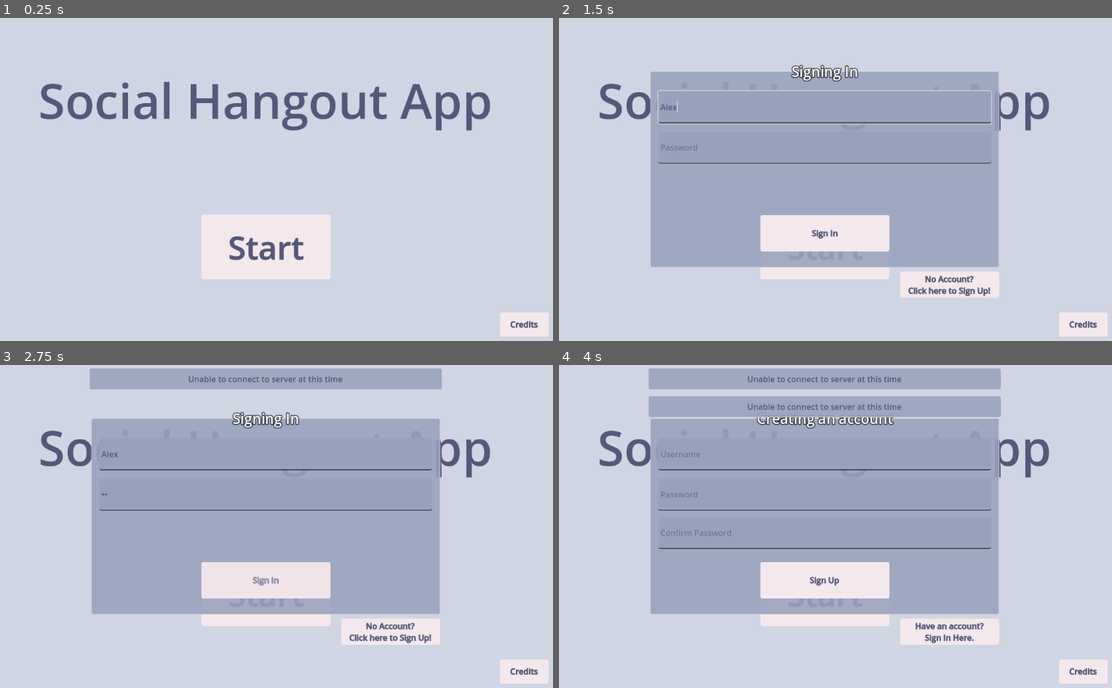
Above: before the commit, frames 1-4 (two rows, left to right).
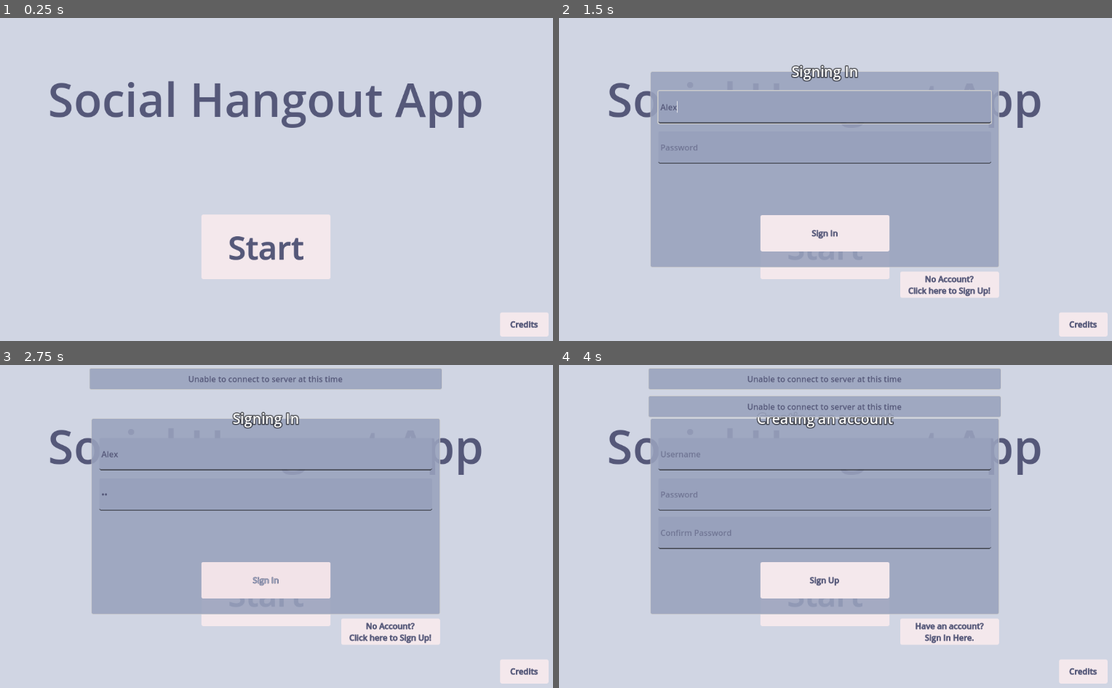
Above: after the commit, the same moments.

Repository: wha-qaq/multiplayer-client
Game: Godot game, scene res://Scenes/title_screen.tscn
Same seed, same stepped clock (60 frames per second), same inputs: the game is played once before the commit and once after it.
Inputs (mouse positions are in pixels of both pictures, inside the frame that each line leads up to):
- Up to frame 1 (0.25 s): no input
- Up to frame 2 (1.5 s): click "Start" at 0.5 s; click (824, 108) at 1.27 s; type "Alex" at 1.35 s
- Up to frame 3 (2.75 s): click (265, 494) at 1.5 s; type "12" at 1.58 s; click "Start" at 2 s
- Up to frame 4 (4 s): click "Sign In" at 2.75 s; click "No Account? Click here to Sig…" at 3.5 s

The runs differ from the first frame. In frame 1, 4.0% of the frame differs, in the area x 7-89%, y 19-35%; in frame 2, 1.2%; in frame 3, 1.2%; in frame 4, 1.2%.

Commit message:
More improvements to responsiveness
Also removed Android export

Diff:
--- a/Scenes/room_select.tscn
+++ b/Scenes/room_select.tscn
@@ -302,14 +302,15 @@
 script = ExtResource("4_pnaqq")
 
 [node name="Panel" type="Control" parent="Warning"]
-layout_mode = 1
-anchor_left = 0.346354
-anchor_top = 0.407407
-anchor_right = 0.653646
-anchor_bottom = 0.592593
-grow_horizontal = 2
-grow_vertical = 2
-metadata/_edit_use_anchors_ = true
+custom_minimum_size = Vector2(320, 128)
+layout_mode = 1
+anchors_preset = 8
+anchor_left = 0.5
+anchor_top = 0.5
+anchor_right = 0.5
+anchor_bottom = 0.5
+grow_horizontal = 2
+grow_vertical = 2
 
 [node name="Panel" type="Panel" parent="Warning/Panel"]
 layout_mode = 1
--- a/Source/UI/flex_title.gd
+++ b/Source/UI/flex_title.gd
@@ -6,3 +6,4 @@
 
 func _ready() -> void:
 	get_viewport().size_changed.connect(_resized)
+	_resized()
--- a/Source/UI/room_select.gd
+++ b/Source/UI/room_select.gd
@@ -34,6 +34,7 @@
 	if selected_room < 0:
 		room_initiate.text = "Create Room"
 		select_prompt.show()
+		RoomConnector.deselect_room()
 		return
 
 	room_initiate.text = "Join Room"
@@ -121,6 +122,16 @@
 	room_details.reflect_change(response)
 	room_details.clear_textbox()
 
+func find_room_gui(room_id : int) -> RoomButton:
+	for item in room_container.get_children():
+		var room = item as RoomButton
+		if not room:
+			continue
+		if room.id != room_id:
+			continue
+		return room
+	return null
+
 func request_delete_room():
 	var ok = await warning_notification.open_room_warning(room_details.active_room_name)
 	if not ok:
@@ -135,8 +146,12 @@
 	message_count = message_count if message_count else 0
 	users = users if users else 0
 
-	MessagingSystem.add_message("Deleted %s messages and removed %s users" % [message_count, len(users)])
-	room_details.clear_textbox()
+	MessagingSystem.add_message("Deleted %s messages and removed %s users" % [message_count, users])
+	room_details.clear_details()
+	var room = find_room_gui(selected_room)
+	if room:
+		room.queue_free()
+	change_selection(-1, "")
 
 func request_modify_name(new_name : String):
 	if selected_room < 0:
@@ -152,12 +167,8 @@
 		return
 
 	room_details.active_room_name = new_name
-	for item in room_container.get_children():
-		var room = item as RoomButton
-		if not room:
-			continue
-		if room.id != selected_room:
-			continue
+	var room = find_room_gui(selected_room)
+	if room:
 		room.display(new_name, room.id)
 	room_details.clear_textbox()
 
@@ -201,7 +212,7 @@
 
 func refresh_rooms():
 	room_details.clear_details()
-	RoomConnector.deselect_room()
+	change_selection(-1, "")
 	room_initiate.text = "Create Room"
 	select_prompt.show()
 	request_rooms()
Not shown, changed: export_presets.cfg
